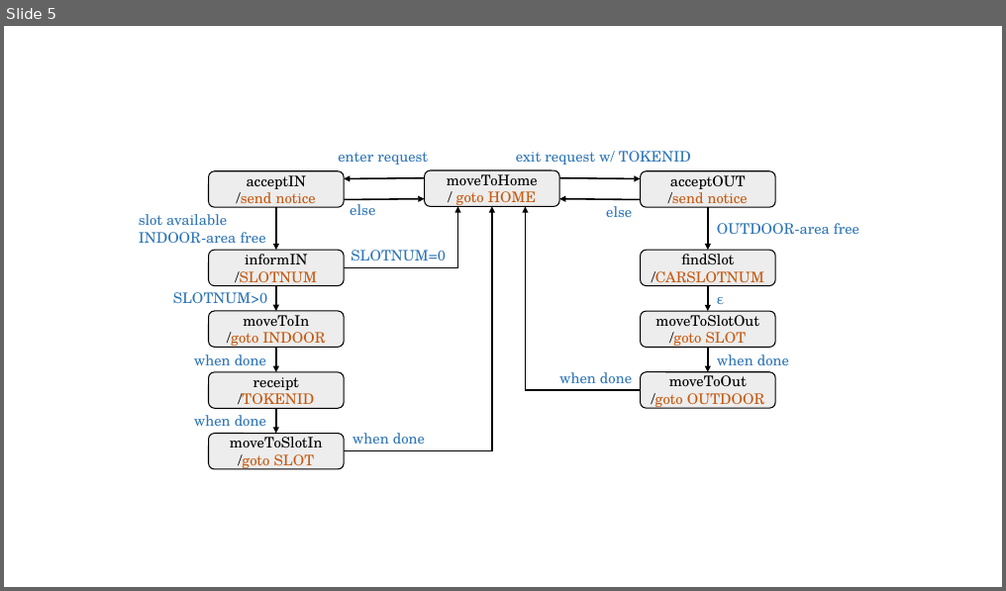
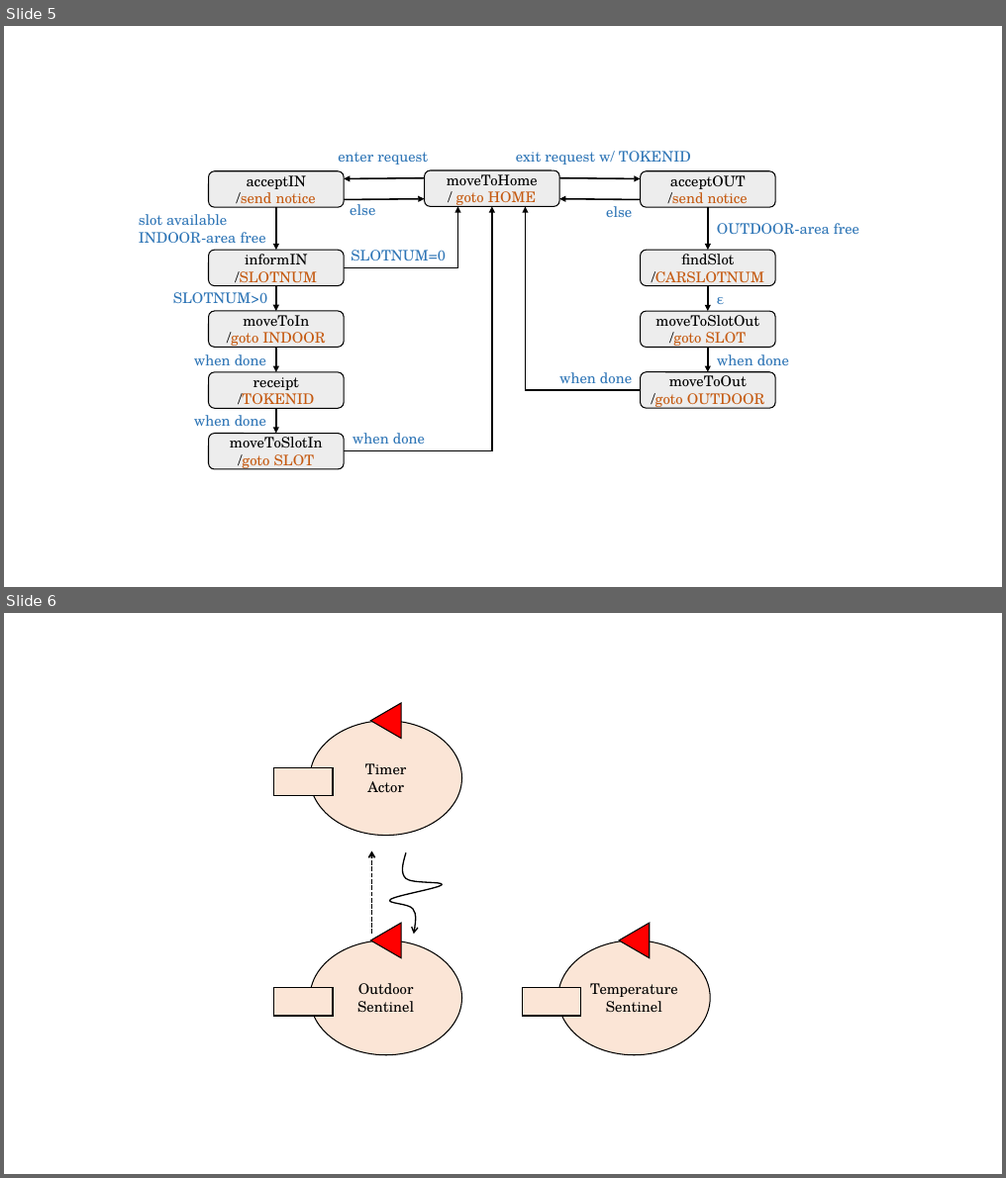
Before and after one commit to JackFantaz/FantazziniGiacomoIss, a slide deck: FinalTask/userDocs/img/final_task_schema.pptx. Shown one above the other, each under a label of ours: slide 5 before the commit, slides 5 and 6 after it. The pictures are 1006x591 and 1006x1178 pixels, drawn with LibreOffice and Linux fonts; fonts in the diff are those of the drawing. Boxes give left, top, right and bottom in pixels: in the first picture for what was removed or moved away, otherwise in the second. Text is boxed around its words. In the diff, an @@ line names an element or a change of style, - is before the commit and + after.

```diff
--- a/FinalTask/userDocs/img/final_task_schema.pptx
+++ b/FinalTask/userDocs/img/final_task_schema.pptx
@@ slide 6 added at [4, 613, 1002, 1174], background #FFFFFF @@
@@ ellipse added at [310, 721, 462, 836], fill #FBE5D6, outline #000000 1 pt, 14 pt, text #000000 @@
+Timer
+Actor
@@ triangle added at [371, 703, 402, 739], fill #FF0000, outline #000000 1 pt @@
@@ rectangle added at [274, 768, 333, 796], fill #FBE5D6, outline #000000 1 pt @@
@@ arrow added from (371, 934) to (371, 851), #000000 1.5 pt dashed @@
@@ freeform shape added at [389, 854, 442, 934], outline #000000 1.25 pt @@
@@ triangle added at [371, 923, 402, 959], fill #FF0000, outline #000000 1 pt @@
@@ triangle added at [619, 923, 649, 959], fill #FF0000, outline #000000 1 pt @@
@@ ellipse added at [310, 941, 462, 1056], fill #FBE5D6, outline #000000 1 pt, 14 pt, text #000000 @@
+Outdoor Sentinel
@@ ellipse added at [558, 941, 710, 1056], fill #FBE5D6, outline #000000 1 pt, 14 pt, text #000000 @@
+Temperature Sentinel
@@ rectangle added at [274, 988, 333, 1016], fill #FBE5D6, outline #000000 1 pt @@
@@ rectangle added at [523, 988, 581, 1016], fill #FBE5D6, outline #000000 1 pt @@
```
Also in this commit, not shown: 2 other files.
